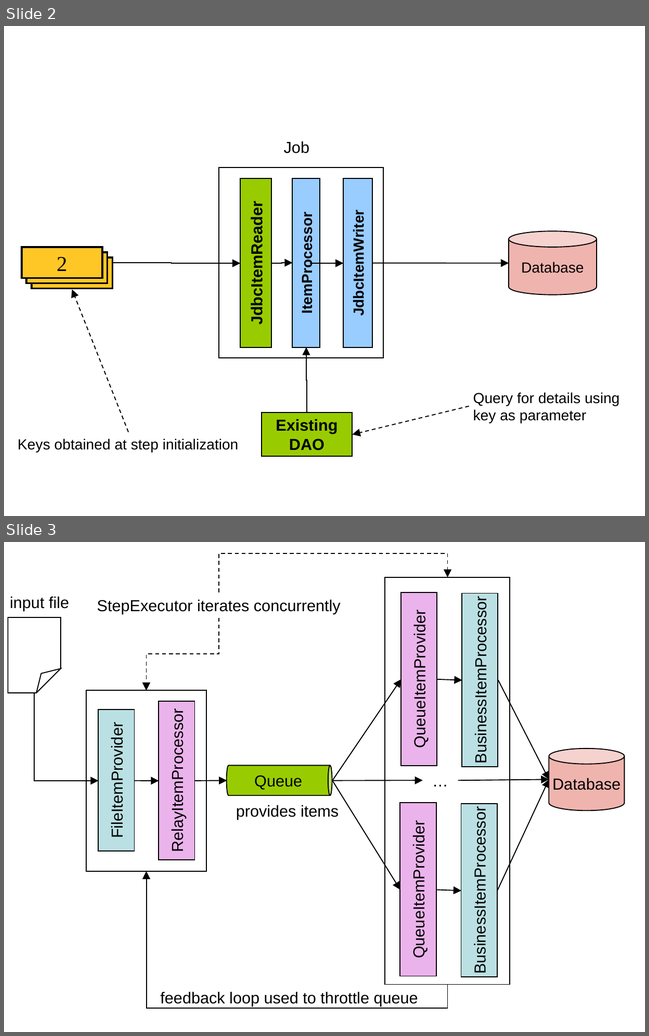
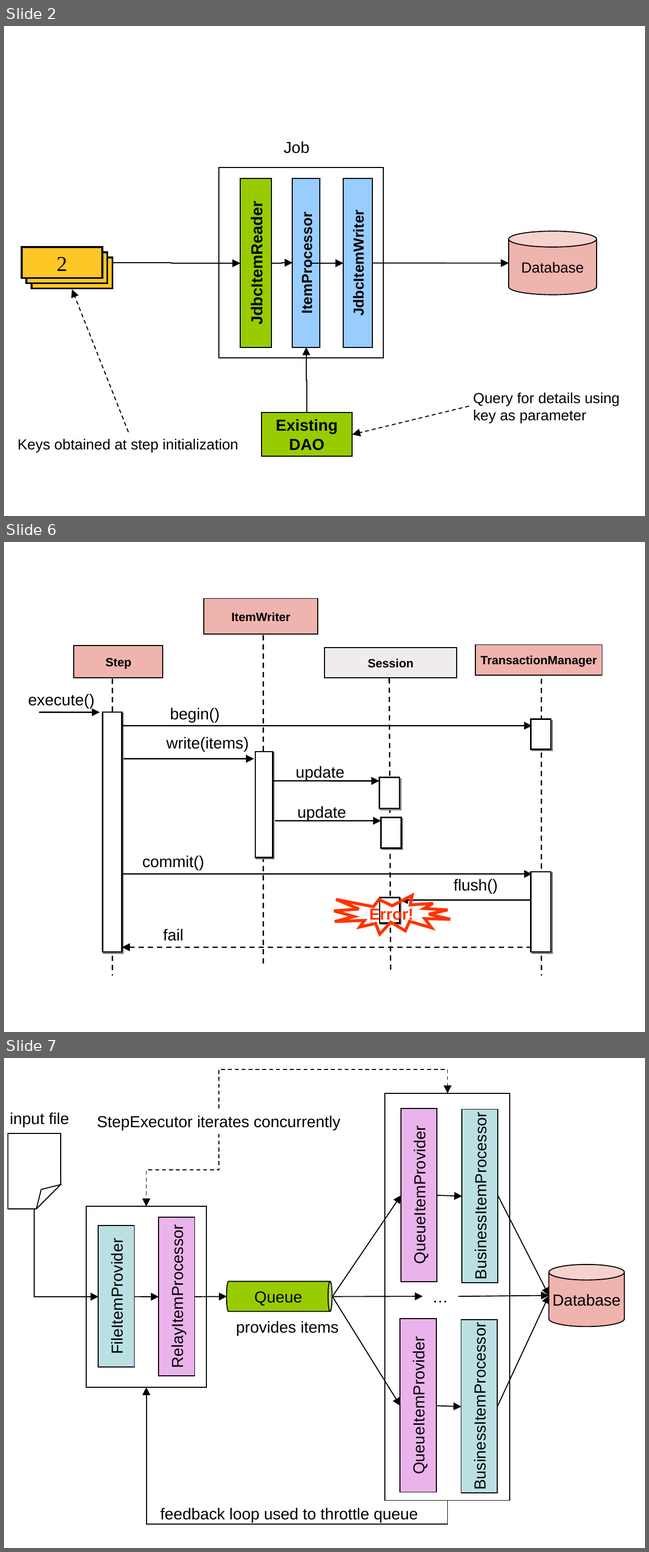
Before and after one commit to spring-projects/spring-batch, a slide deck: docs/models/Figures.ppt. Shown one above the other, each under a label of ours: slides 2 and 3 before the commit, slides 2, 6 and 7 after it; the slides between them are not shown. The pictures are 649x1036 and 649x1552 pixels, drawn with LibreOffice and Linux fonts; fonts in the diff are those of the drawing. Boxes give left, top, right and bottom in pixels: in the first picture for what was removed or moved away, otherwise in the second. Text is boxed around its words. In the diff, an @@ line names an element or a change of style, - is before the commit and + after.

```diff
--- a/docs/models/Figures.ppt
+++ b/docs/models/Figures.ppt
@@ slide 6 added at (4, 542, 645, 1032), background #FFFFFF @@
@@ rectangle added at (204, 599, 318, 634), fill #F0B4AE, outline #000000 0.74 pt, 9 pt, text #000000, bold @@
+ItemWriter
@@ line added from (263, 635) to (263, 966), #000000 0.99 pt dashed @@
@@ rectangle added at (74, 645, 163, 678), fill #F0B4AE, outline #000000 0.74 pt, 9 pt, text #000000, bold @@
+Step
@@ rectangle added at (325, 648, 457, 678), fill #F0ECED, outline #000000 0.74 pt, 9 pt, text #000000, bold @@
+Session
@@ rectangle added at (475, 644, 601, 675), fill #F0B4AE, outline #000000 0.74 pt, 9 pt, text #000000, bold @@
+TransactionManager
@@ line added from (112, 679) to (112, 976), #000000 0.99 pt dashed @@
@@ line added from (389, 678) to (391, 971), #000000 0.99 pt dashed @@
@@ line added from (541, 679) to (541, 976), #000000 0.99 pt dashed @@
@@ text added at (28, 693, 94, 708), 12 pt, text #000000 @@
+execute()
@@ arrow added from (39, 713) to (100, 713), #000000 0.99 pt @@
@@ rectangle added at (103, 713, 122, 952), fill #FFFFFF, outline #000000 0.99 pt @@
@@ text added at (170, 707, 219, 722), 12 pt, text #000000 @@
+begin()
@@ arrow added from (122, 726) to (532, 726), #000000 0.99 pt @@
@@ rectangle added at (531, 719, 551, 749), fill #FFFFFF, outline #000000 0.99 pt @@
@@ text added at (166, 736, 248, 752), 12 pt, text #000000 @@
+write(items)
@@ arrow added from (122, 758) to (254, 758), #000000 0.99 pt @@
@@ rectangle added at (255, 752, 272, 858), fill #FFFFFF, outline #000000 0.99 pt @@
@@ text added at (296, 766, 345, 781), 12 pt, text #000000 @@
+update
@@ arrow added from (273, 781) to (379, 781), #000000 0.99 pt @@
@@ rectangle added at (379, 778, 400, 808), fill #FFFFFF, outline #000000 0.99 pt @@
@@ text added at (297, 806, 346, 820), 12 pt, text #000000 @@
+update
@@ arrow added from (275, 821) to (382, 821), #000000 0.99 pt @@
@@ rectangle added at (382, 818, 401, 848), fill #FFFFFF, outline #000000 0.99 pt @@
@@ text added at (142, 855, 204, 870), 12 pt, text #000000 @@
+commit()
@@ arrow added from (122, 874) to (532, 874), #000000 0.99 pt @@
@@ text added at (453, 878, 497, 894), 12 pt, text #000000 @@
+flush()
@@ rectangle added at (531, 871, 551, 952), fill #FFFFFF, outline #000000 0.99 pt @@
@@ irregular seal added at (334, 896, 450, 935), outline #FF3300 2.24 pt, 12 pt, text #FF3300, bold @@
+Error!
@@ rectangle added at (379, 897, 400, 923), fill #FFFFFF, outline #000000 0.99 pt @@
@@ arrow added from (532, 900) to (400, 900), #000000 0.99 pt @@
@@ text added at (163, 928, 183, 941), 12 pt, text #000000 @@
+fail
@@ arrow added from (532, 947) to (122, 947), #000000 0.99 pt dashed @@
@@ what was slide 3 is now slide 7 @@
```
Also in this commit, not shown: 1 slide changed, 3 other slides added, 51 other files.
